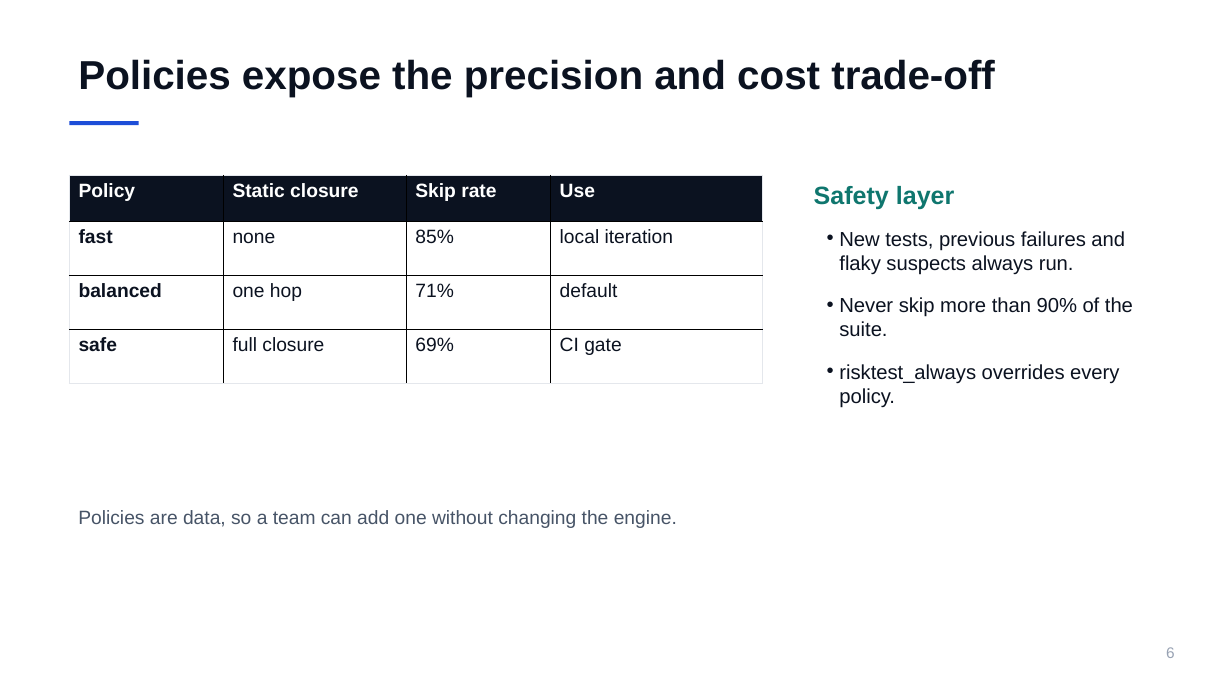
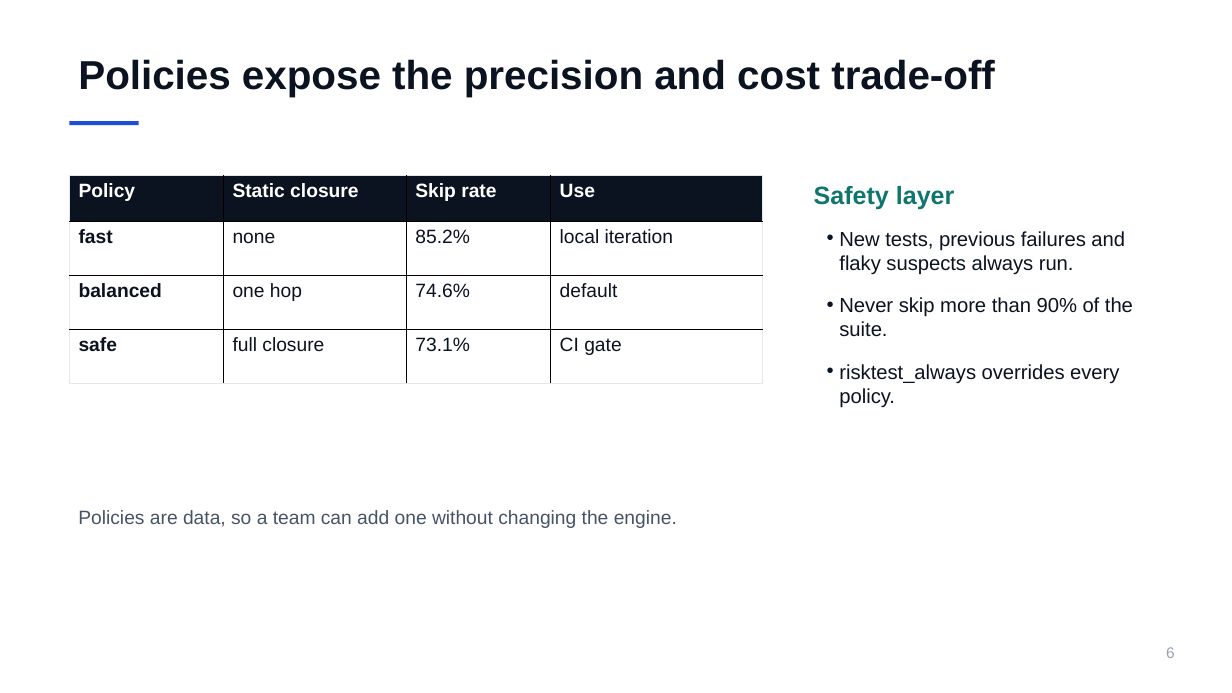
Before and after one commit to bufuzhouyu/cs5351-pytest-risktest, a slide deck: slide 6 of docs/report/presentation.pptx. Drawn at 1232x693 pixels with LibreOffice and Linux fonts; fonts in the diff are those of the drawing. Boxes give left, top, right and bottom in pixels: in the first picture for what was removed or moved away, otherwise in the second. Text is boxed around its words. In the diff, an @@ line names an element or a change of style, - is before the commit and + after.

```diff
--- a/docs/report/presentation.pptx
+++ b/docs/report/presentation.pptx
@@ table at box(69, 176, 762, 430) @@
-row 2, column 3: 85%
+row 2, column 3: 85.2%
-row 3, column 3: 71%
+row 3, column 3: 74.6%
-row 4, column 3: 69%
+row 4, column 3: 73.1%
```
Also in this commit, not shown: 4 other slides changed, 2 other files.
